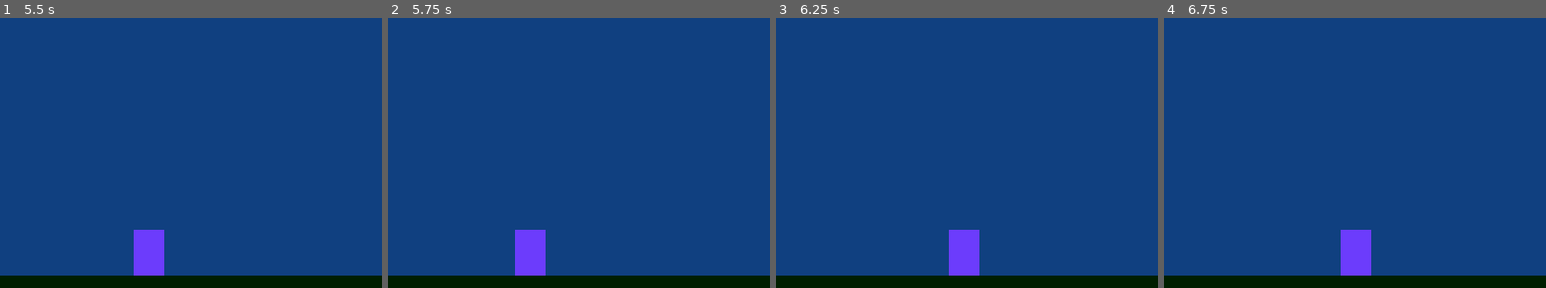
Above: before the commit, frames 1-4 (left to right).
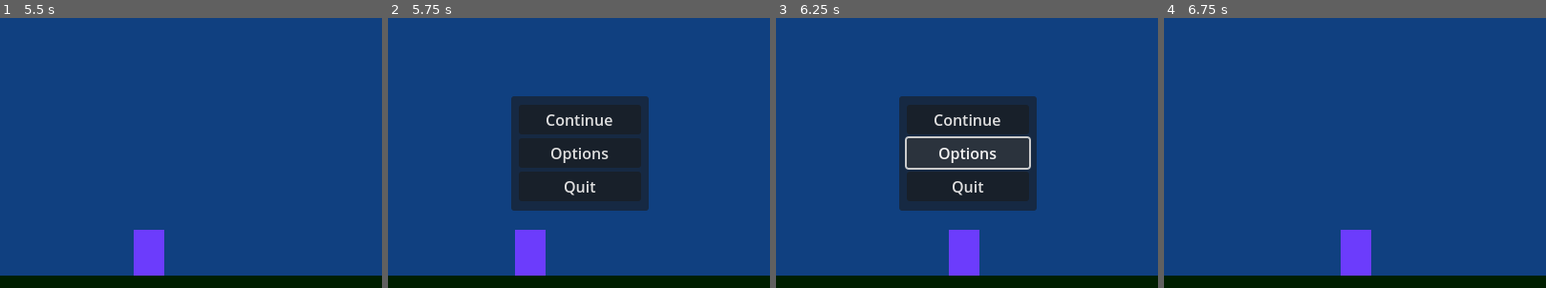
Above: after the commit, the same moments.

Repository: cyber-amr/outlandish
Game: Godot game, scene res://scenes/main_menu.tscn
Same seed, same stepped clock (60 frames per second), same inputs: the game is played once before the commit and once after it.
Inputs (mouse positions are % of the whole screen's width and height, from its top left):
- Up to frame 1 (5.5 s): click "Options" at 0.5 s; click "Start" at 1.25 s; tap Enter at 2, 3.5, 5 s; hold D (move_right) 2.03-2.78 s; hold S (interact) 2.03-2.78 s; tap Space at 2.75, 4.25 s; hold A (move_left) 2.78-3.53 s; tap S (interact) at 2.85, 4.35 s; hold S (interact) 3.53-4.28 s; hold D (move_right) 3.53-5.03 s; hold A (move_left) from 5.03 s (still down); hold S (interact) from 5.03 s (still down)
- Up to frame 2 (5.75 s): keep holding A (move_left); keep holding S (interact); tap Escape (ui_cancel) at 5.65 s
- Up to frame 3 (6.25 s): release A (move_left) at 5.75 s; release S (interact) at 5.75 s; click (50, 47) at 5.75 s, where only the run after the commit has a clickable "Options"
- Up to frame 4 (6.75 s): click (50, 41) at 6.5 s, where only the run after the commit has a clickable "Continue"
The pictures show only the part of the screen within x 25-75%, y 22-72%; the shares and areas given below are measured in that part.

Frame 1 is identical in both runs. In frame 2, 15% of the frame differs, in the area x 32-69%, y 28-72%; in frame 3, 15%; in frame 4, nothing differs.

Commit message:
create pause menu

Diff:
--- a/project.godot
+++ b/project.godot
@@ -49,6 +49,14 @@
 , Object(InputEventJoypadButton,"resource_local_to_scene":false,"resource_name":"","device":-1,"button_index":7,"pressure":0.0,"pressed":false,"script":null)
 ]
 }
+pause={
+"deadzone": 0.2,
+"events": [Object(InputEventKey,"resource_local_to_scene":false,"resource_name":"","device":-1,"window_id":0,"alt_pressed":false,"shift_pressed":false,"ctrl_pressed":false,"meta_pressed":false,"pressed":false,"keycode":0,"physical_keycode":4194305,"key_label":0,"unicode":0,"location":0,"echo":false,"script":null)
+, Object(InputEventKey,"resource_local_to_scene":false,"resource_name":"","device":-1,"window_id":0,"alt_pressed":false,"shift_pressed":false,"ctrl_pressed":false,"meta_pressed":false,"pressed":false,"keycode":0,"physical_keycode":4194308,"key_label":0,"unicode":0,"location":0,"echo":false,"script":null)
+, Object(InputEventJoypadButton,"resource_local_to_scene":false,"resource_name":"","device":-1,"button_index":6,"pressure":0.0,"pressed":false,"script":null)
+, Object(InputEventJoypadButton,"resource_local_to_scene":false,"resource_name":"","device":-1,"button_index":4,"pressure":0.0,"pressed":false,"script":null)
+]
+}
 
 [layer_names]
 
--- /dev/null
+++ b/scenes/pause_menu.tscn
@@ -0,0 +1,52 @@
+[gd_scene load_steps=2 format=3 uid="uid://chbqc4222yjnc"]
+
+[ext_resource type="Script" uid="uid://b1pq4fylcflxu" path="res://scripts/pause_menu.gd" id="1_n87rw"]
+
+[node name="Pause Menu" type="Node"]
+script = ExtResource("1_n87rw")
+
+[node name="CenterContainer" type="CenterContainer" parent="."]
+anchors_preset = 8
+anchor_left = 0.5
+anchor_top = 0.5
+anchor_right = 0.5
+anchor_bottom = 0.5
+offset_left = -64.0
+offset_top = -64.0
+offset_right = 64.0
+offset_bottom = 64.0
+grow_horizontal = 2
+grow_vertical = 2
+
+[node name="Panel" type="Panel" parent="CenterContainer"]
+custom_minimum_size = Vector2(144, 120)
+layout_mode = 2
+
+[node name="CenterContainer2" type="CenterContainer" parent="."]
+anchors_preset = 15
+anchor_right = 1.0
+anchor_bottom = 1.0
+grow_horizontal = 2
+grow_vertical = 2
+
+[node name="VBoxContainer" type="VBoxContainer" parent="CenterContainer2"]
+layout_mode = 2
+
+[node name="Continue" type="Button" parent="CenterContainer2/VBoxContainer"]
+custom_minimum_size = Vector2(128, 0)
+layout_mode = 2
+text = "Continue"
+
+[node name="Options" type="Button" parent="CenterContainer2/VBoxContainer"]
+custom_minimum_size = Vector2(128, 0)
+layout_mode = 2
+text = "Options"
+
+[node name="Quit" type="Button" parent="CenterContainer2/VBoxContainer"]
+custom_minimum_size = Vector2(128, 0)
+layout_mode = 2
+text = "Quit"
+
+[connection signal="button_down" from="CenterContainer2/VBoxContainer/Continue" to="." method="on_continue"]
+[connection signal="button_down" from="CenterContainer2/VBoxContainer/Options" to="." method="on_options"]
+[connection signal="button_up" from="CenterContainer2/VBoxContainer/Quit" to="." method="on_quit"]
--- /dev/null
+++ b/scripts/pause_menu.gd
@@ -0,0 +1,13 @@
+extends Node
+
+
+func on_continue() -> void:
+	queue_free()
+
+
+func on_options() -> void:
+	pass # Replace with function body.
+
+
+func on_quit() -> void:
+	get_tree().change_scene_to_file("res://scenes/main_menu.tscn")
--- a/scripts/player.gd
+++ b/scripts/player.gd
@@ -8,6 +8,7 @@
 var hold_delay := 0.5
 var interact_time := 0.0
 
+var pause_menu := preload("res://scenes/pause_menu.tscn")
 
 @onready var game: Game = get_owner()
 @onready var inventory: Inventory = $Inventory
@@ -29,6 +30,9 @@
 			pass
 		interact_time = 0
 
+	if event.is_action_pressed("pause"):
+		$CanvasLayer.add_child(pause_menu.instantiate())
+
 
 func _physics_process(_delta: float) -> void:
 	var direction := Input.get_axis("move_left", "move_right")
Not shown, added: scripts/pause_menu.gd.uid
Not shown, changed: README.md
